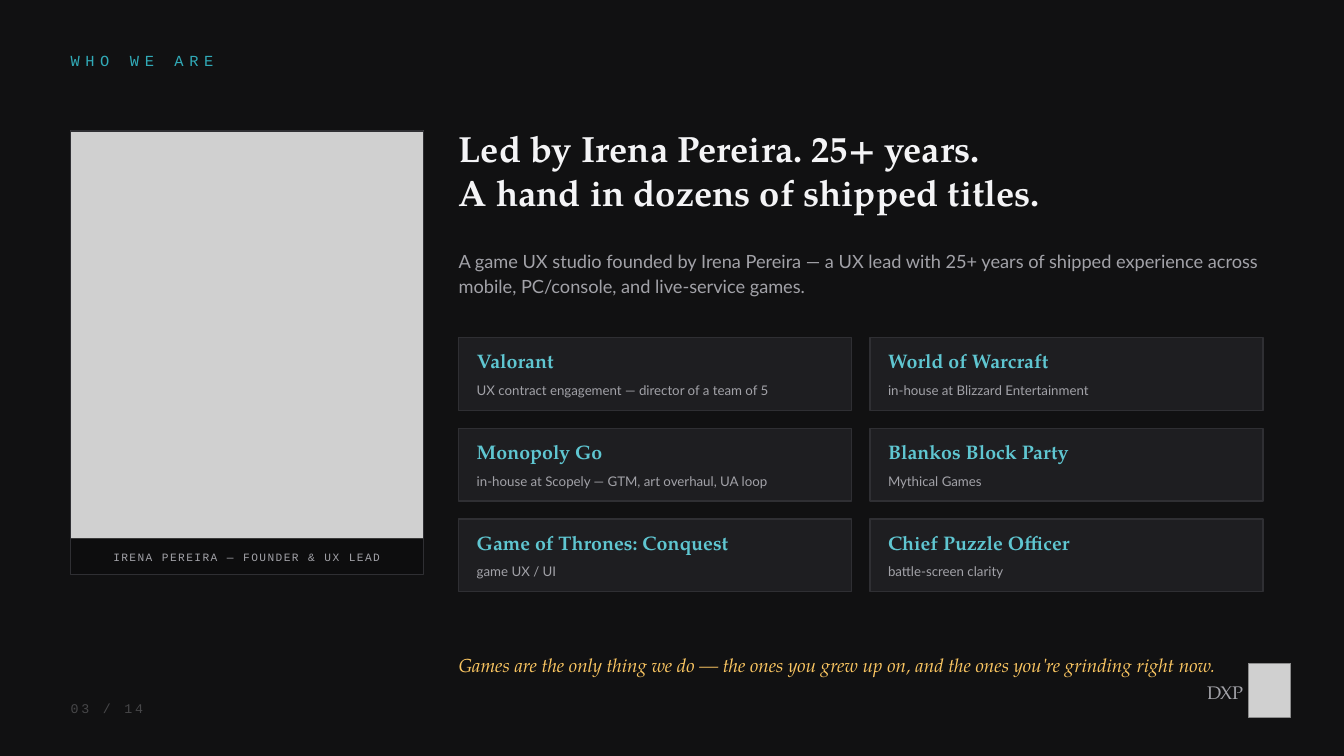
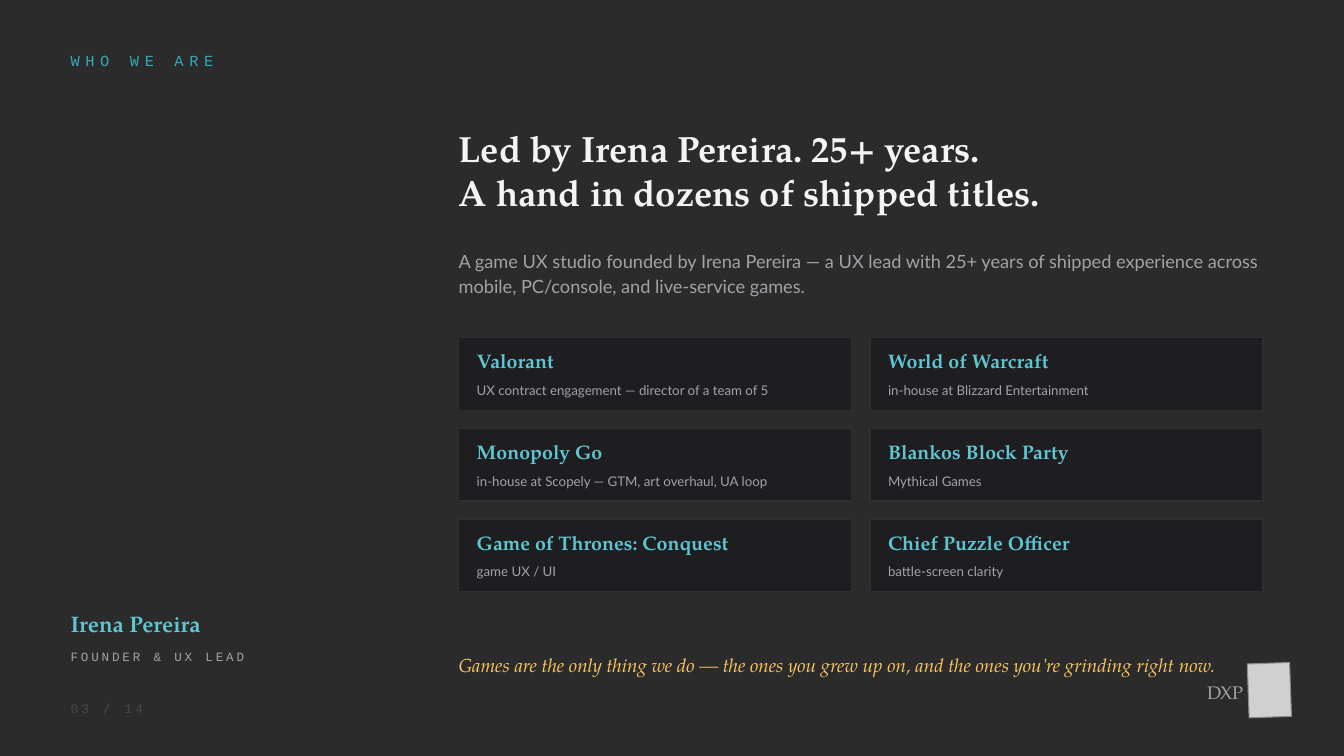
Before and after one commit to IrenaPereira/dxp-web, a slide deck: slide 3 of docs/brand/DXP-Capabilities-Deck.pptx. Drawn at 1344x756 pixels with LibreOffice and Linux fonts; fonts in the diff are those of the drawing; grey boxes stand for pictures; background and template pictures are left out; a plain dark background stands for a picture behind light text. Boxes give left, top, right and bottom in pixels: in the first picture for what was removed or moved away, otherwise in the second. Text is boxed around its words. In the diff, an @@ line names an element or a change of style, - is before the commit and + after.

```diff
--- a/docs/brand/DXP-Capabilities-Deck.pptx
+++ b/docs/brand/DXP-Capabilities-Deck.pptx
@@ background #111112 to picture (left out) @@
@@ picture removed at [71,131,423,538] @@
@@ rectangle removed at [71,131,423,575] @@
@@ rectangle removed at [71,538,423,575] @@
@@ text added at [71,616,200,633], 16 pt, text #5FC6D1, bold @@
+Irena Pereira
@@ text at [71,652,244,661]: text changed; size 8 to 9 pt @@
-IRENA PEREIRA — FOUNDER & UX LEAD
+FOUNDER & UX LEAD
@@ picture at [1247,663,1291,718]: rotation 0 to 358 degrees @@
```
Also in this commit, not shown: 13 other slides changed, 5 other files.
